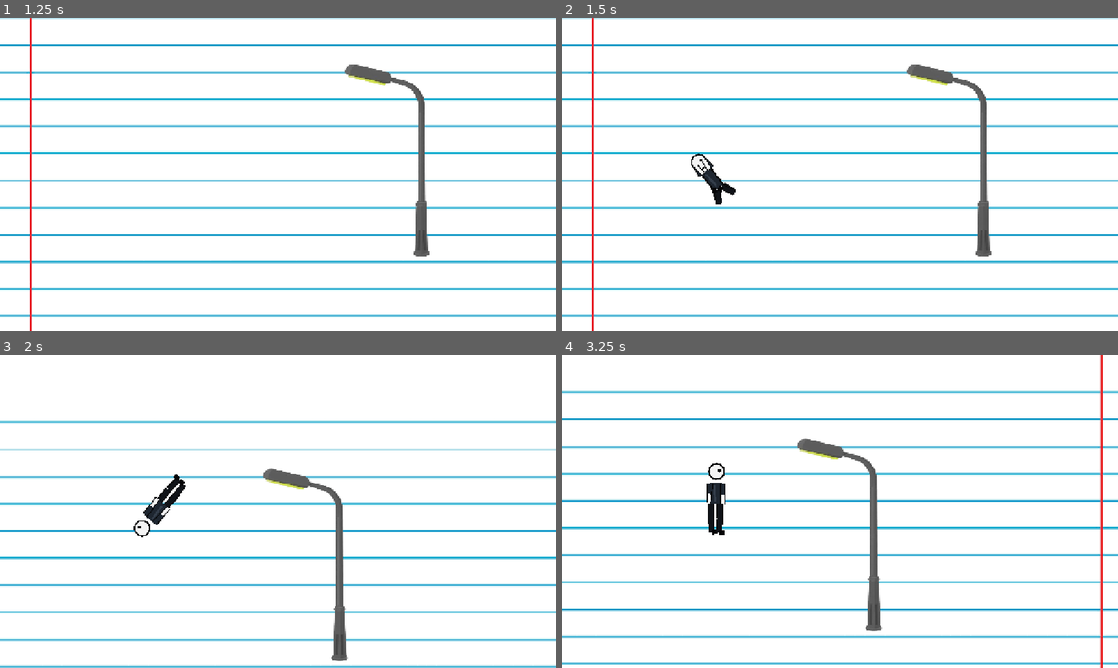
Above: before the commit, frames 1-4 (two rows, left to right).
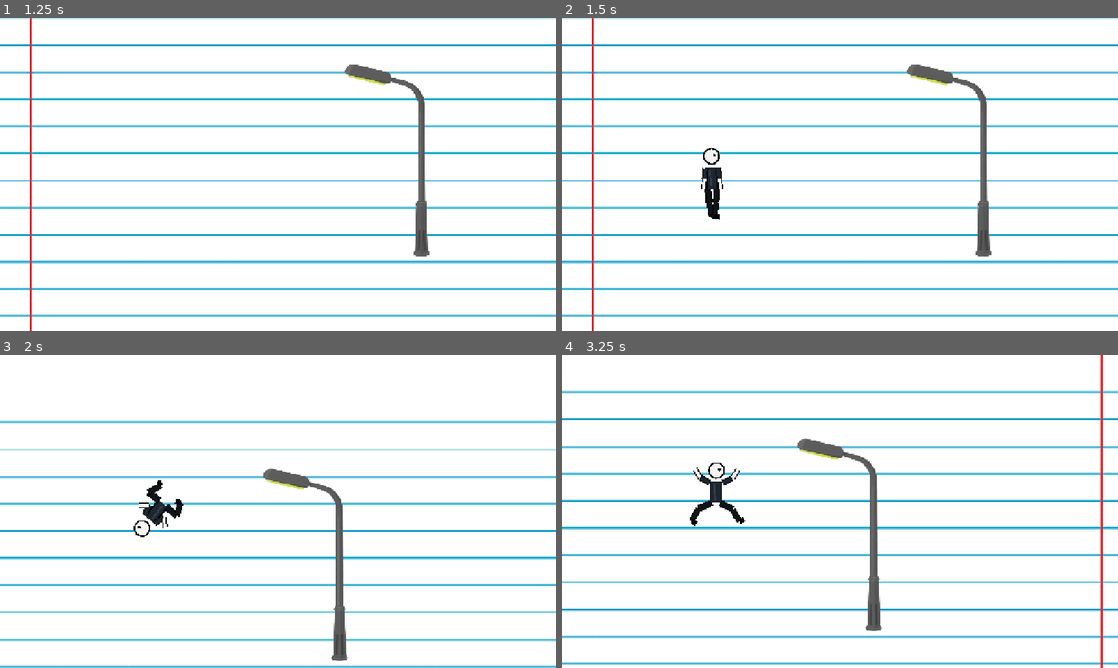
Above: after the commit, the same moments.

Repository: zamuuk13-sketch/TRY-HACKING-ME-NEW-
Game: Godot game, scene res://scenes/main.tscn
The game is run twice, just before and just after one commit, with the same random seed, the same clock (stepped at 60 frames per second) and the same inputs.
Inputs:
- Up to frame 1 (1.25 s): hold D (move_right) from 0.53 s (still down); hold C (crouch) from 0.53 s (still down); tap Space (jump) at 0.77 s
- Up to frame 2 (1.5 s): keep holding D (move_right); tap Enter at 1.25 s; release C (crouch) at 1.28 s; tap Shift at 1.35 s
- Up to frame 3 (2 s): keep holding D (move_right); tap Space (jump) at 1.52 s
- Up to frame 4 (3.25 s): release D (move_right) at 2.03 s; hold A (move_left) 2.03-2.78 s; hold C (crouch) 2.03-2.78 s; hold D (move_right) from 2.78 s (still down); tap Shift at 2.85 s; tap Space (jump) at 3.02 s

Frame 1 is identical in both runs. In frame 2, 0.5% of the frame differs, in the area x 23-32%, y 41-65%; in frame 3, 0.5%; in frame 4, 0.7%, in the area x 23-33%, y 34-58%.

Commit message:
Use authored walk animation for sprint state

Diff:
--- a/scripts/player_controller.gd
+++ b/scripts/player_controller.gd
@@ -70,9 +70,10 @@
 
 func _play_state(state: String) -> void:
 	animation_state = state
-	if not animation_player.has_animation(state):
-		state = "idle"
-	animation_player.play(state, 0.12 if state != "idle" else 0.18)
+	var clip := "walk" if state == "run" else state
+	if not animation_player.has_animation(clip):
+		clip = "idle"
+	animation_player.play(clip, 0.12 if clip != "idle" else 0.18)
 	animation_player.speed_scale = 1.0
 	if state == "walk":
 		animation_player.speed_scale = max(walk_cycle_fps / 12.0, 0.01)
